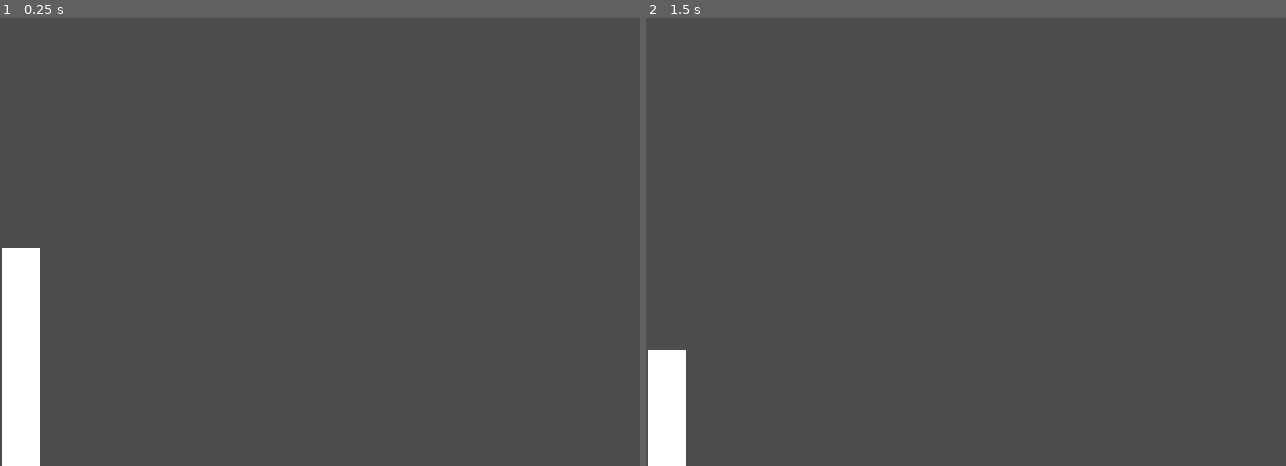
Above: before the commit, frames 1-2 (left to right).
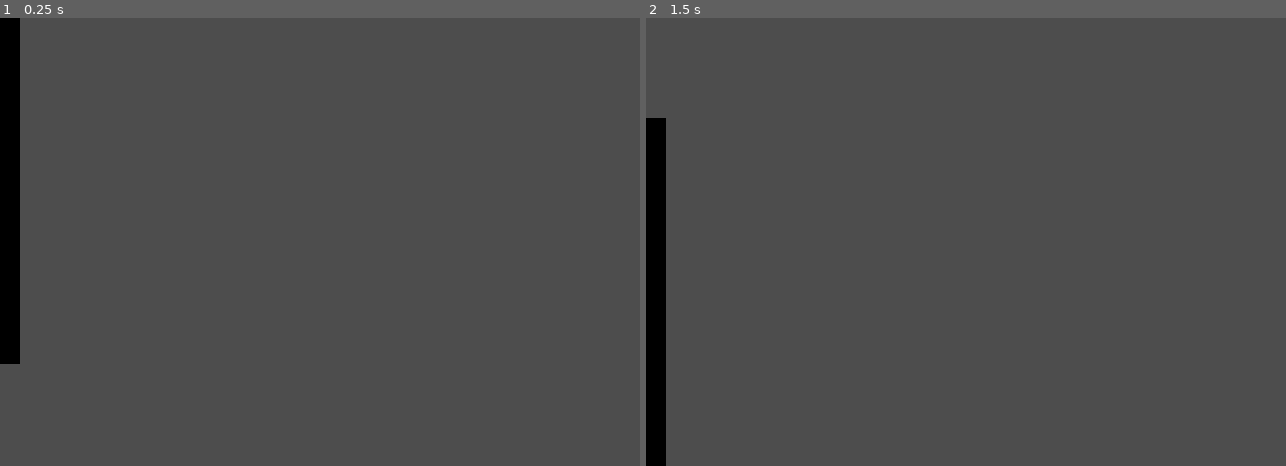
Above: after the commit, the same moments.

Repository: DaBlower/ponggers
Game: Godot game, scene res://scenes/paddle.tscn
Same seed, same stepped clock (60 frames per second), same inputs: the game is played once before the commit and once after it. The project has no main scene, so this scene is started directly.
Inputs:
- Up to frame 1 (0.25 s): no input
- Up to frame 2 (1.5 s): tap Enter at 0.5 s; hold Right 0.53-1.28 s; tap Down (p2_down) at 0.6 s; tap Space at 1.25 s; hold S (p1_down) from 1.28 s (still down); tap Up (p2_up) at 1.35 s

The runs differ from the first frame. In frame 1, 4.6% of the frame differs, in the area x 0-7%, y 0-100%; in frame 2, 3.2%.

Commit message:
fix paddle logic

Diff:
--- a/scenes/paddle.tscn
+++ b/scenes/paddle.tscn
@@ -1,6 +1,7 @@
-[gd_scene load_steps=3 format=3 uid="uid://cod53i4ndk1ss"]
+[gd_scene load_steps=4 format=3 uid="uid://cod53i4ndk1ss"]
 
 [ext_resource type="Script" uid="uid://xowyermoq3qn" path="res://scripts/paddle.gd" id="1_3xiby"]
+[ext_resource type="Texture2D" uid="uid://d0i3d0gjtrft" path="res://art/paddle.png" id="2_y7wee"]
 
 [sub_resource type="RectangleShape2D" id="RectangleShape2D_31swd"]
 size = Vector2(19, 173)
@@ -9,11 +10,10 @@
 script = ExtResource("1_3xiby")
 left_player = true
 
-[node name="Polygon2D" type="Polygon2D" parent="."]
-position = Vector2(-99, -394.99997)
-scale = Vector2(0.5, 4.325)
-polygon = PackedVector2Array(238, 98, 238, 117.970856, 238, 138, 218.05266, 138, 200, 138, 200, 98)
+[node name="CollisionShape2D" type="CollisionShape2D" parent="."]
+shape = SubResource("RectangleShape2D_31swd")
 
-[node name="CollisionShape2D" type="CollisionShape2D" parent="."]
-position = Vector2(10.5, 115.5)
-shape = SubResource("RectangleShape2D_31swd")
+[node name="Sprite2D" type="Sprite2D" parent="."]
+position = Vector2(-2.3841858e-07, 8.940697e-07)
+scale = Vector2(0.625, 5.4375)
+texture = ExtResource("2_y7wee")
--- a/scripts/paddle.gd
+++ b/scripts/paddle.gd
@@ -21,7 +21,7 @@
 
 	velocity.y = direction * speed
 
-	move_and_collide(Vector2(0, velocity.y * delta))
+	move_and_slide()
 
 	# stop the paddle from going offscreen
 	var viewport_size = get_viewport_rect().size
Binary file added: art/paddle.png
Not shown, added: art/paddle.png.import
